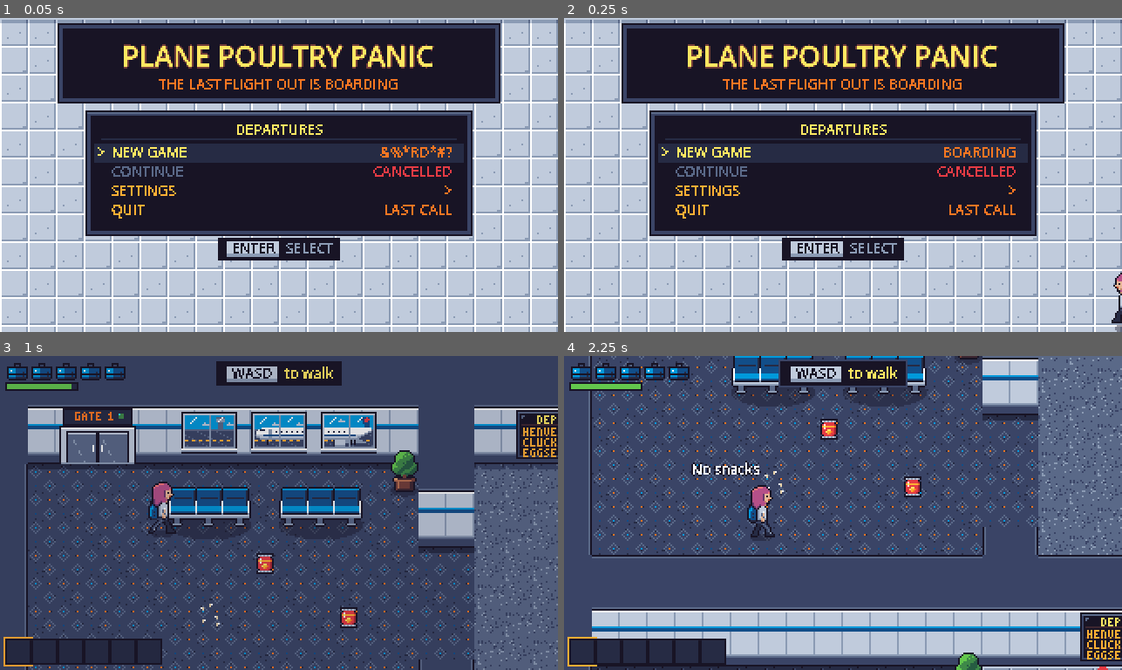
Above: before the commit, frames 1-4 (two rows, left to right).
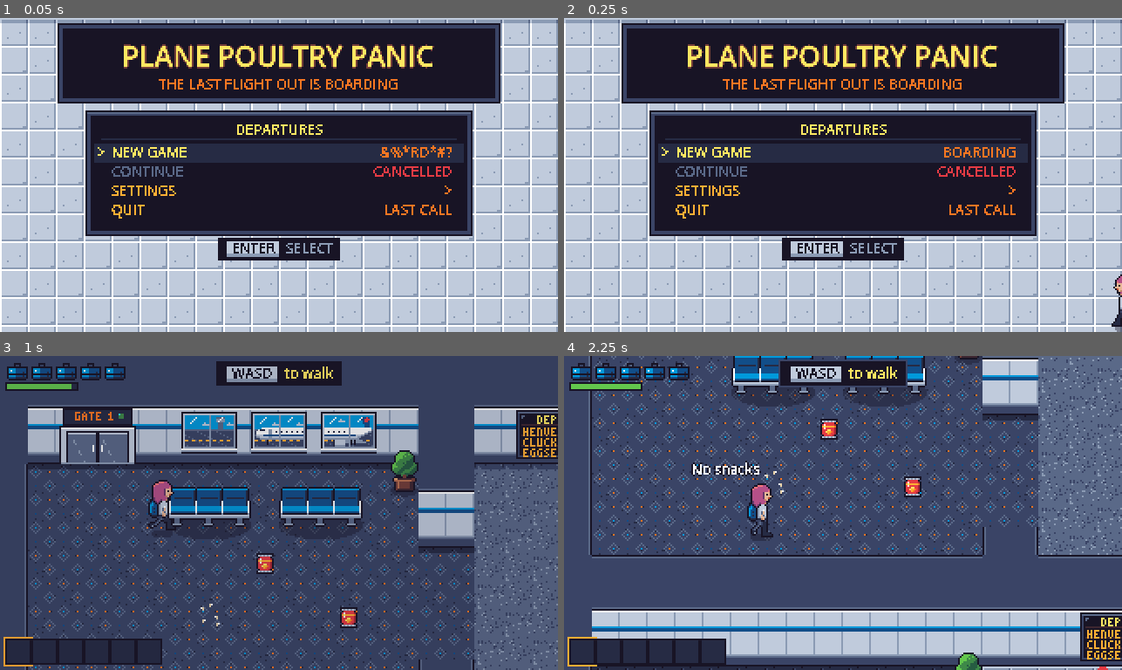
Above: after the commit, the same moments.

Repository: mvdmakesthings/PlanePoultryPanic
Game: Godot game, scene res://scenes/ui/main_menu.tscn
Two runs of this game, one before a commit and one after it. Both use one fixed random seed, a clock stepped at 60 frames per second and the inputs below.
Inputs (mouse positions are in pixels of both pictures, inside the frame that each line leads up to):
- Up to frame 1 (0.05 s): no input
- Up to frame 2 (0.25 s): no input
- Up to frame 3 (1 s): tap Enter (ui_accept) at 0.5, 0.77 s; move the mouse to (401, 497) at 0.52 s; hold D (move_right) from 0.53 s (still down); hold Shift (run) from 0.53 s (still down); click (401, 497) at 0.67 s
- Up to frame 4 (2.25 s): tap Enter (ui_accept) at 1.07, 1.52, 1.82 s; move the mouse to (731, 528) at 1.27 s; release D (move_right) at 1.28 s; release Shift (run) at 1.28 s; hold S (move_down) 1.28-2.03 s; tap G (drop_item) at 1.35 s; tap Shift (run) at 1.55 s; move the mouse to (898, 443) at 2.02 s; hold D (move_right) from 2.03 s (still down); hold E (eat_snack) from 2.03 s (still down)

Frame 1 is identical in both runs. In frame 2, 0.1% of the frame differs, in the area x 98-100%, y 81-99%; in frame 3, 0.3%; in frame 4, 0.3%, in the area x 32-38%, y 40-58%.

Commit message:
Give the run cycle passing frames and fix its stride order
The side-view run went contact, then the same knee driven up in front,
so the legs snapped back and forth instead of rolling through. Now each
contact is followed by a passing frame (the landed leg under her, the
other swinging through, reusing the walk's passing legs) and then a
flight frame where the swinging knee drives up and the landed leg pushes
off behind, before the legs swap. The front and back views get matching
in-between frames.

That makes 6 frames per direction instead of 4, played at 14 FPS so the
stride keeps its speed. The style guide's sheet table is updated.

Diff:
--- a/game/scripts/characters/player.gd
+++ b/game/scripts/characters/player.gd
@@ -124,8 +124,8 @@
 	SpriteSheets.add_directional(frames, "idle", IDLE_SHEET, FRAME_SIZE, 2.0)
 	SpriteSheets.add_directional(frames, "walk_ext", WALK_EXTINGUISHER_SHEET, FRAME_SIZE, 8.0)
 	SpriteSheets.add_directional(frames, "idle_ext", IDLE_EXTINGUISHER_SHEET, FRAME_SIZE, 2.0)
-	SpriteSheets.add_directional(frames, "run", RUN_SHEET, FRAME_SIZE, 12.0)
-	SpriteSheets.add_directional(frames, "run_ext", RUN_EXTINGUISHER_SHEET, FRAME_SIZE, 12.0)
+	SpriteSheets.add_directional(frames, "run", RUN_SHEET, FRAME_SIZE, 14.0)
+	SpriteSheets.add_directional(frames, "run_ext", RUN_EXTINGUISHER_SHEET, FRAME_SIZE, 14.0)
 	SpriteSheets.add_directional(frames, "throw", THROW_SHEET, FRAME_SIZE, 10.0, false)
 	SpriteSheets.add_directional(frames, "hurt", HURT_SHEET, FRAME_SIZE, 1.0, false)
 	# Eating is only drawn facing the camera.
Binary file changed: game/assets/sprites/player_run.png
Binary file changed: game/assets/sprites/player_run_extinguisher.png
Not shown, changed: docs/art-style-guide.md
Not shown, changed: tools/sprites/build.py
Not shown, changed: tools/sprites/player.py
